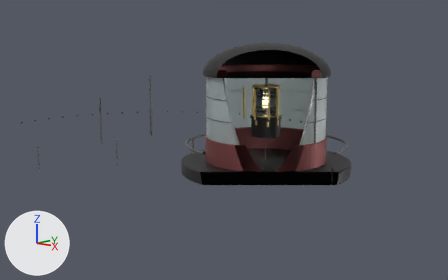
The Blender file Art/Blender/Lighthouse/BB_LanternRoom_Hero.blend, before and after one commit.
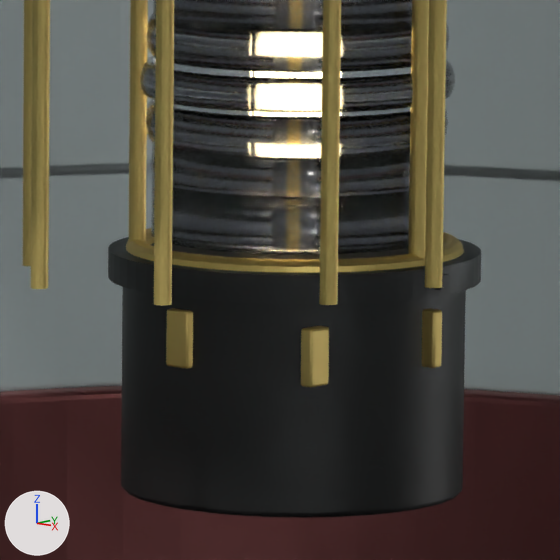
Old and new are each drawn from a 50 mm lens placed at (16.35, -19.45, 5.84), pointed at (-0.71, -1.75, 1.46) and again close up on the part from 54% to 64% of the width and 34% to 51% of the height. Every picture has the same lights, and +X, +Y and +Z are marked at lower left. The first two pictures are the older version. Everything nearer to the camera than a plane just in front of the edit is cut away.

The first close-up shows 'Cage_Post', 'Lantern_Glass', 'Lens_Center_Barrel', 'Lens_Ring_1', 'Lens_Ring_2', 'Lens_Ring_3', 'Lens_Ring_4', 'Lower_Ring', 'Mechanism_Bracket', 'Pedestal', 'Pedestal_Gear', 'Torus.003' and 2 more.
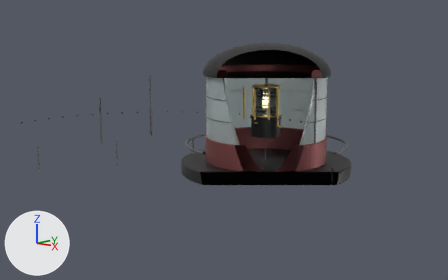
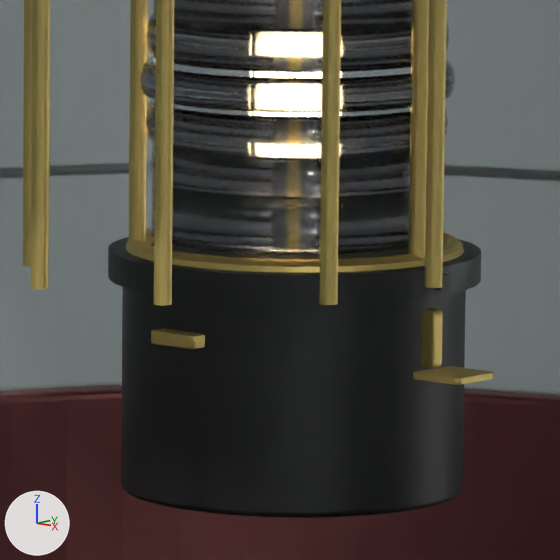
Changed parts and their boxes [x1, y1, x2, y2] in the close-ups (560 x 560 px):
'Mechanism_Bracket', rescaled
    before: [166, 308, 442, 388]
    after: [151, 308, 493, 385]

Edits to the bpy script that builds the scene:
```text
Change me_cube_004:
    used by ob_mechanism_bracket; location = (0.6, 0.0, 2.1)
    remove me_cube_004.from_pydata(...)  # 8 vertices, 6 faces; spans x -0.05..0.05, y -0.025..0.025, z -0.1..0.1
    add me_cube_004.from_pydata(...)  # 8 vertices, 6 faces; spans x -0.05..0.05, y -0.05..0.05, z -0.05..0.05
    me_cube_004 part 1: the whole mesh is scaled about its middle by (1, 2, 0.5)
Change ob_mechanism_bracket:
    ob_mechanism_bracket.scale: (1.0, 1.0, 1.0) -> (1.0, 0.5, 2.0)
```
